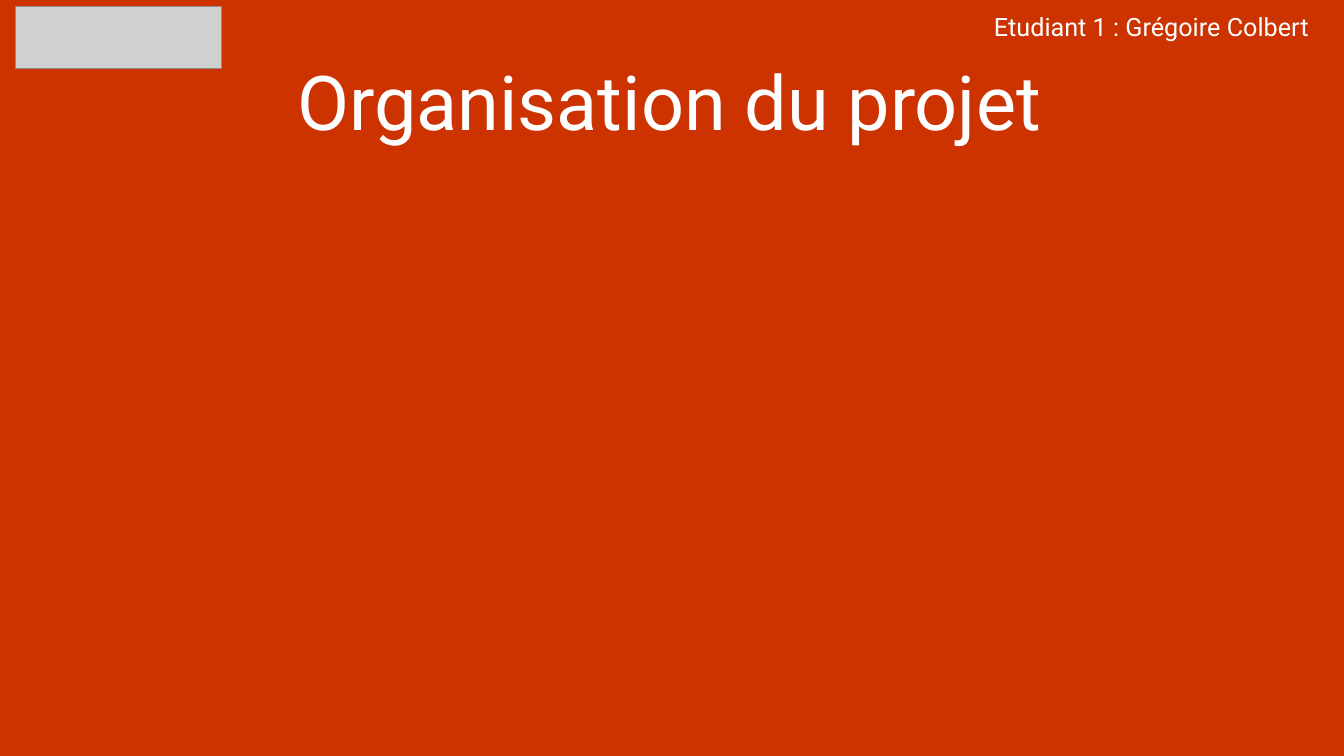
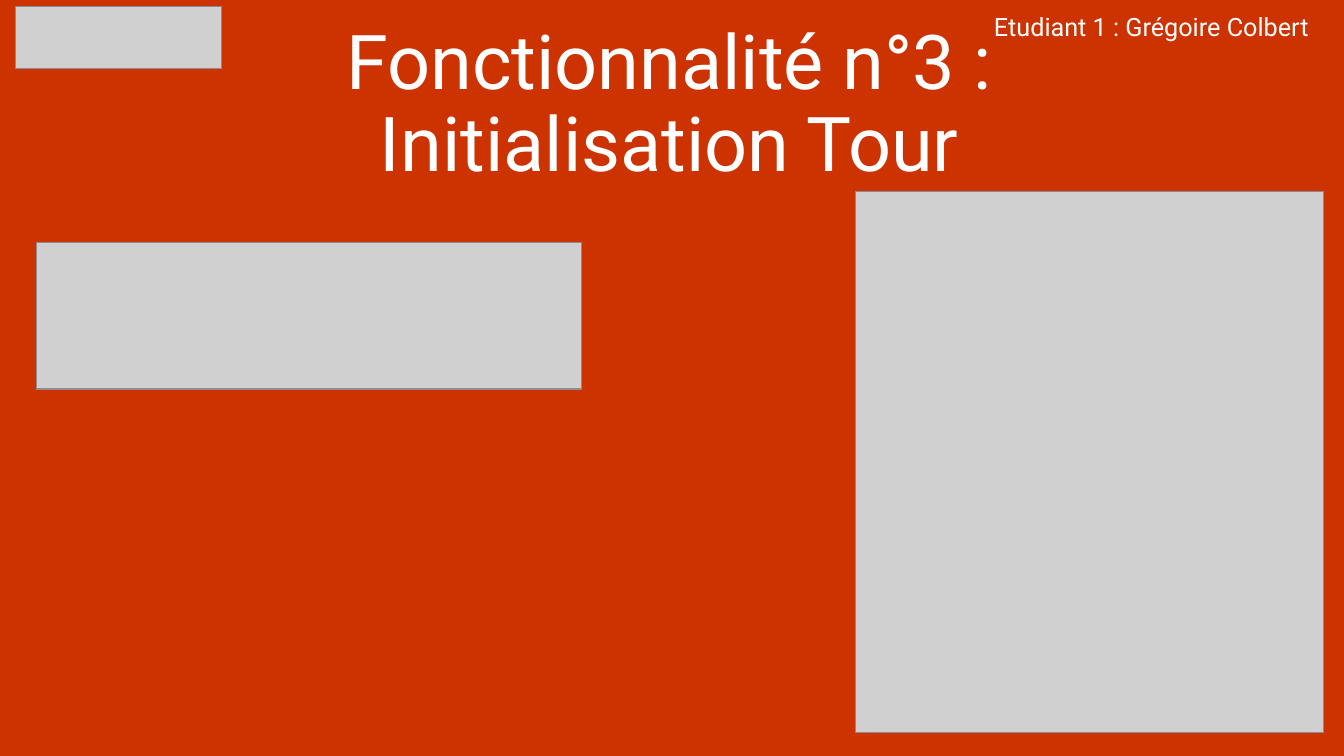
Before and after one commit to Colbert1/Projet_CrossLaPro, a slide deck: slide 18 of Ressources/Presentation_Projet_CrossLaPro_E1_Colbert.pptx (slide 19 before the commit). Drawn at 1344x756 pixels with LibreOffice and Linux fonts; fonts in the diff are those of the drawing; grey boxes stand for pictures. Boxes give left, top, right and bottom in pixels: in the first picture for what was removed or moved away, otherwise in the second. Text is boxed around its words. In the diff, an @@ line names an element or a change of style, - is before the commit and + after.

```diff
--- a/Ressources/Presentation_Projet_CrossLaPro_E1_Colbert.pptx
+++ b/Ressources/Presentation_Projet_CrossLaPro_E1_Colbert.pptx
@@ title at (346, 32, 959, 172): text changed @@
-Organisation du projet
+Fonctionnalité n°3 : Initialisation Tour
@@ picture added at (856, 192, 1324, 733) @@
@@ picture added at (37, 243, 582, 389) @@
```
Also in this commit, not shown: 6 other slides changed, 5 other files.
